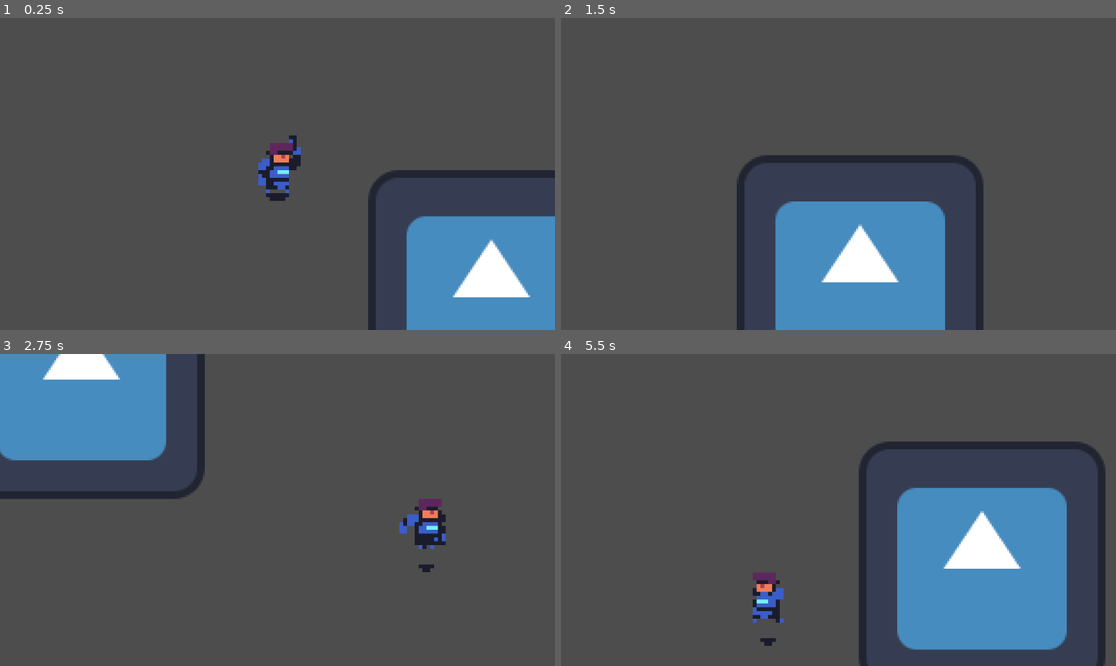
Above: before the commit, frames 1-4 (two rows, left to right).
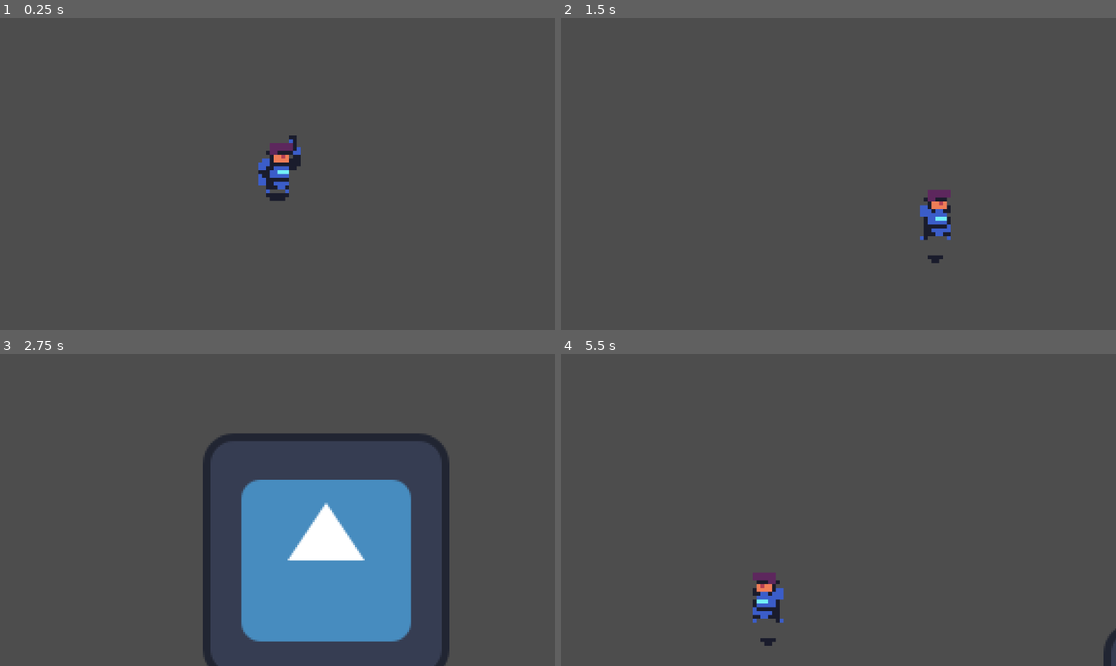
Above: after the commit, the same moments.

Repository: Dhruan28/BooBooBaaBaa
Game: Godot game, scene res://Scenes/World.tscn
Two runs of this game, one before a commit and one after it. Both use one fixed random seed, a clock stepped at 60 frames per second and the inputs below. The engine's default icon, where the game draws it, is replaced by a stand-in: a white triangle on a blue panel in a dark square.
Inputs:
- Up to frame 1 (0.25 s): no input
- Up to frame 2 (1.5 s): tap Enter at 0.5 s; hold Right (ui_right) 0.53-1.28 s; hold Down (ui_down) from 1.28 s (still down)
- Up to frame 3 (2.75 s): release Down (ui_down) at 2.03 s; hold Right (ui_right) from 2.03 s (still down)
- Up to frame 4 (5.5 s): release Right (ui_right) at 2.78 s; hold Up (ui_up) 2.78-3.53 s; hold Left (ui_left) 3.53-5.03 s; hold Down (ui_down) from 5.03 s (still down)

The runs differ from the first frame. In frame 1, 11% of the frame differs, in the area x 66-100%, y 48-100%; in frame 2, 15%; in frame 3, 31%, in the area x 0-81%, y 0-100%; in frame 4, 19%.

Commit message:
World Created
YIPPIEE

Diff:
--- a/Scenes/World.tscn
+++ b/Scenes/World.tscn
@@ -9,5 +9,5 @@
 position = Vector2(299, 332)
 
 [node name="Icon" type="Sprite2D" parent="."]
-position = Vector2(410, 394)
+position = Vector2(537, 488)
 texture = ExtResource("2_88274")
Binary file added: Assets/Dungeon_Tileset_at.png
Not shown, added: Assets/Dungeon_Tileset_at.png.import
